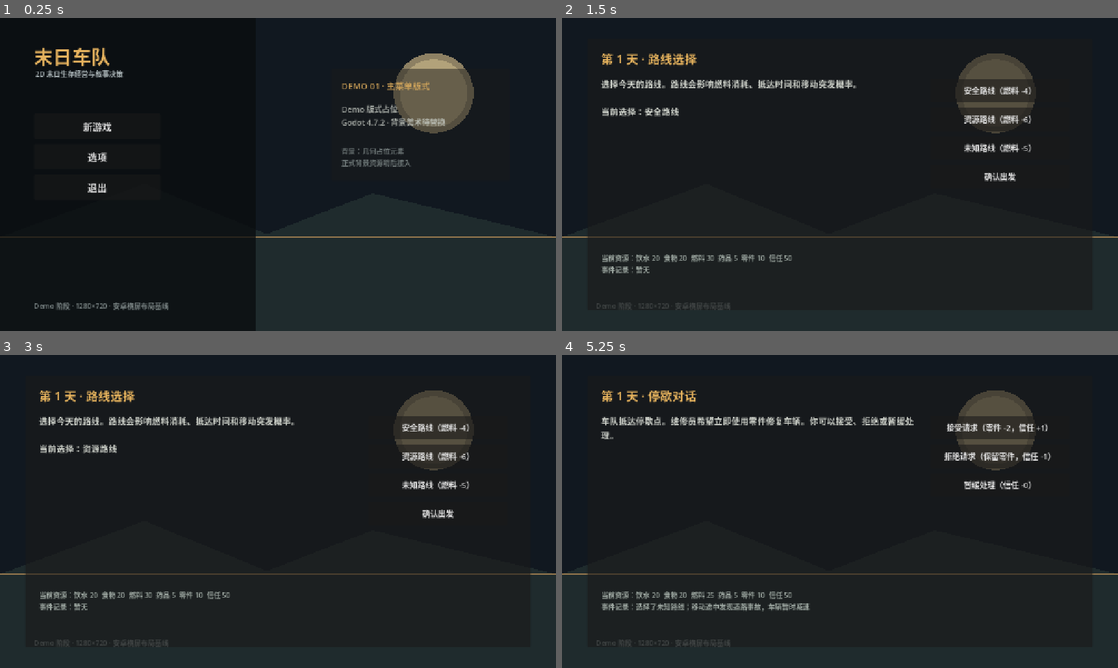
Above: before the commit, frames 1-4 (two rows, left to right).
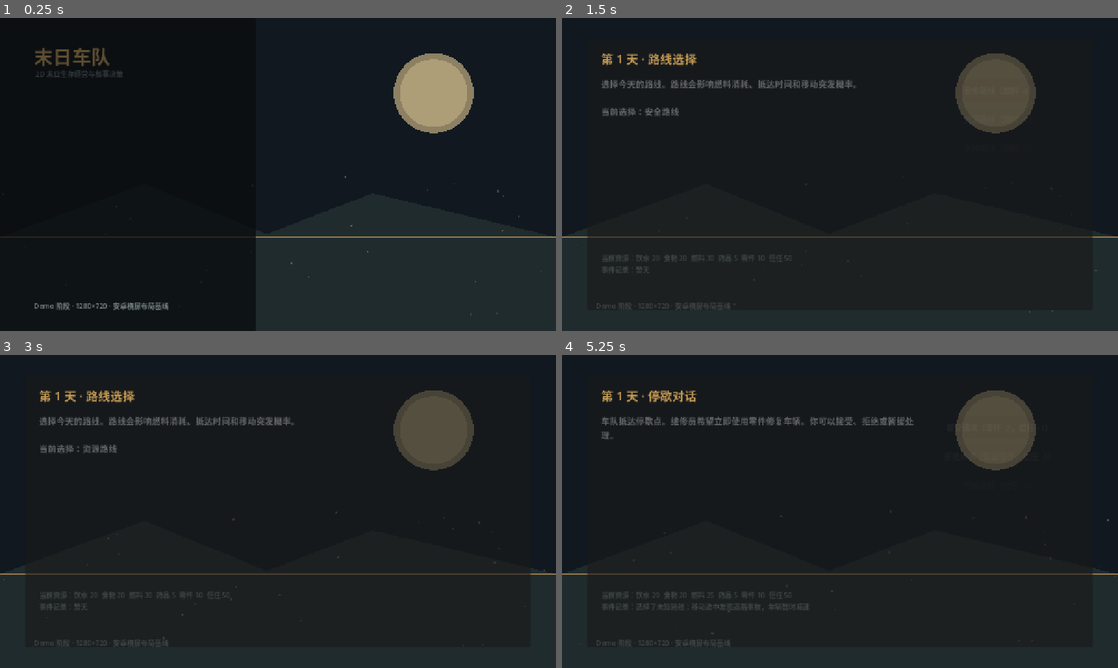
Above: after the commit, the same moments.

Repository: KaiKai306/doomsday-convoy-game
Game: Godot game, scene res://scenes/main.tscn
Same seed, same stepped clock (60 frames per second), same inputs: the game is played once before the commit and once after it.
Inputs:
- Up to frame 1 (0.25 s): no input
- Up to frame 2 (1.5 s): click "新游戏" at 0.5 s; click "确认早晨准备" at 1.25 s
- Up to frame 3 (3 s): click "安全路线（燃料 -4）" at 2 s; click "资源路线（燃料 -6）" at 2.75 s
- Up to frame 4 (5.25 s): click "未知路线（燃料 -5）" at 3.5 s; click "确认出发" at 4.25 s; click "继续前进" at 5 s

The runs differ from the first frame. In frame 1, 4.1% of the frame differs, in the area x 6-98%, y 9-96%; in frame 2, 3.8%; in frame 3, 3.9%; in frame 4, 4.3%, in the area x 7-100%, y 11-90%.

Commit message:
feat: add animated demo presentation

Diff:
--- a/src/ui/day_demo.gd
+++ b/src/ui/day_demo.gd
@@ -22,6 +22,10 @@
 	_clear_actions()
 	phase_title.text = "第 %d 天 · %s" % [game_state.day, _phase_name(next_phase)]
 	phase_hint.text = "当前资源：%s\n事件记录：%s" % [day_loop.resources_text(), day_loop.event_log_text()]
+	phase_title.modulate.a = 0.0
+	phase_body.modulate.a = 0.0
+	phase_hint.modulate.a = 0.0
+	phase_actions.modulate.a = 0.0
 
 	match next_phase:
 		GameState.Phase.MORNING:
@@ -50,6 +54,8 @@
 			phase_body.text = "夜间结算完成。今天的选择已经写入事件记录，资源会在下一天继续消耗。\n\n当天记录：\n%s\n\n下一日因果：\n%s" % [day_loop.event_log_text(), day_loop.next_day_effects_text()]
 			_add_action("进入第 %d 天" % (game_state.day + 1), func(): _advance_day())
 			_add_action("返回主菜单", func(): return_to_menu.emit())
+
+	_animate_phase_content()
 
 func _choose_route(route_name: String) -> void:
 	day_loop.choose_route(route_name)
@@ -86,6 +92,19 @@
 	button.add_theme_font_size_override("font_size", 18)
 	button.pressed.connect(callback)
 	phase_actions.add_child(button)
+	button.modulate.a = 0.0
+	button.scale = Vector2(0.96, 0.96)
+	var delay := maxf(0.0, float(phase_actions.get_child_count() - 1) * 0.045)
+	var tween := create_tween().set_parallel()
+	tween.tween_property(button, "modulate:a", 1.0, 0.22).set_delay(delay)
+	tween.tween_property(button, "scale", Vector2.ONE, 0.26).set_delay(delay)
+
+func _animate_phase_content() -> void:
+	var tween := create_tween().set_parallel()
+	tween.tween_property(phase_title, "modulate:a", 1.0, 0.22)
+	tween.tween_property(phase_body, "modulate:a", 1.0, 0.30).set_delay(0.06)
+	tween.tween_property(phase_hint, "modulate:a", 1.0, 0.24).set_delay(0.12)
+	tween.tween_property(phase_actions, "modulate:a", 1.0, 0.26).set_delay(0.16)
 
 func _phase_name(current_phase: GameState.Phase) -> String:
 	match current_phase:
--- a/src/ui/main_menu.gd
+++ b/src/ui/main_menu.gd
@@ -11,9 +11,52 @@
 @onready var game_state: GameState = $GameState
 
 var _day_demo: DayDemo
+var _background_particles: Array[Dictionary] = []
+var _background_time: float = 0.0
 
 func _ready() -> void:
 	status_label.text = "Demo 版式占位\nGodot 4.7.2 · 背景美术待替换"
+	_init_background_particles()
+	_animate_menu_in()
+
+func _process(delta: float) -> void:
+	_background_time += delta
+	for particle in _background_particles:
+		var position: Vector2 = particle["position"]
+		position.x -= float(particle["speed"]) * delta
+		position.y -= float(particle["drift"]) * delta
+		if position.x < -12.0:
+			position.x = size.x + 12.0
+		if position.y < size.y * 0.28:
+			position.y = size.y * 0.82
+		particle["position"] = position
+	queue_redraw()
+
+func _init_background_particles() -> void:
+	var random := RandomNumberGenerator.new()
+	random.seed = 20261007
+	for index in range(34):
+		_background_particles.append({
+			"position": Vector2(
+				random.randf_range(0.0, 1280.0),
+				random.randf_range(360.0, 690.0)
+			),
+			"speed": random.randf_range(6.0, 18.0),
+			"drift": random.randf_range(1.0, 5.0),
+			"size": random.randf_range(1.0, 2.8),
+			"alpha": random.randf_range(0.16, 0.46),
+		})
+
+func _animate_menu_in() -> void:
+	title_label.modulate.a = 0.0
+	subtitle_label.modulate.a = 0.0
+	menu.modulate.a = 0.0
+	demo_panel.modulate.a = 0.0
+	var tween := create_tween().set_parallel()
+	tween.tween_property(title_label, "modulate:a", 1.0, 0.65)
+	tween.tween_property(subtitle_label, "modulate:a", 1.0, 0.55).set_delay(0.12)
+	tween.tween_property(menu, "modulate:a", 1.0, 0.55).set_delay(0.25)
+	tween.tween_property(demo_panel, "modulate:a", 0.82, 0.55).set_delay(0.36)
 
 func _on_new_game_pressed() -> void:
 	menu.hide()
@@ -23,9 +66,12 @@
 	demo_panel.hide()
 	_day_demo = DAY_DEMO_SCENE.instantiate()
 	_day_demo.position = Vector2(58, 48)
+	_day_demo.modulate.a = 0.0
 	add_child(_day_demo)
 	_day_demo.return_to_menu.connect(_return_to_menu)
 	_day_demo.setup(game_state)
+	var tween := create_tween()
+	tween.tween_property(_day_demo, "modulate:a", 1.0, 0.35)
 
 func _on_options_pressed() -> void:
 	status_label.text = "选项入口已预留\n下一步：接入画面、音频和触控设置"
@@ -43,12 +89,15 @@
 	shade.show()
 	demo_panel.show()
 	status_label.text = "Demo 已完成第 1 天\n可以再次开始测试"
+	_animate_menu_in()
 
 func _draw() -> void:
 	# 临时背景只使用几何图形，正式背景资源稍后替换。
 	draw_rect(Rect2(Vector2.ZERO, size), Color("111820"))
 	draw_circle(Vector2(size.x * 0.78, size.y * 0.24), 92.0, Color("8d8063"))
-	draw_circle(Vector2(size.x * 0.78, size.y * 0.24), 78.0, Color("b2a27a"))
+	var moon_color := Color("b2a27a")
+	moon_color.a = 0.88 + sin(_background_time * 0.8) * 0.06
+	draw_circle(Vector2(size.x * 0.78, size.y * 0.24), 78.0, moon_color)
 	draw_colored_polygon(PackedVector2Array([
 		Vector2(0, size.y * 0.70),
 		Vector2(size.x * 0.26, size.y * 0.53),
@@ -59,3 +108,7 @@
 		Vector2(0, size.y),
 	]), Color("1f2b2d"))
 	draw_line(Vector2(0, size.y * 0.70), Vector2(size.x, size.y * 0.70), Color("92764d"), 3.0)
+	for particle in _background_particles:
+		var particle_color := Color("e7b866")
+		particle_color.a = float(particle["alpha"]) * (0.75 + sin(_background_time * 2.0 + float(particle["size"])) * 0.25)
+		draw_circle(particle["position"], float(particle["size"]), particle_color)
Not shown, changed: .docs/开发/05_开发进度交接.md
